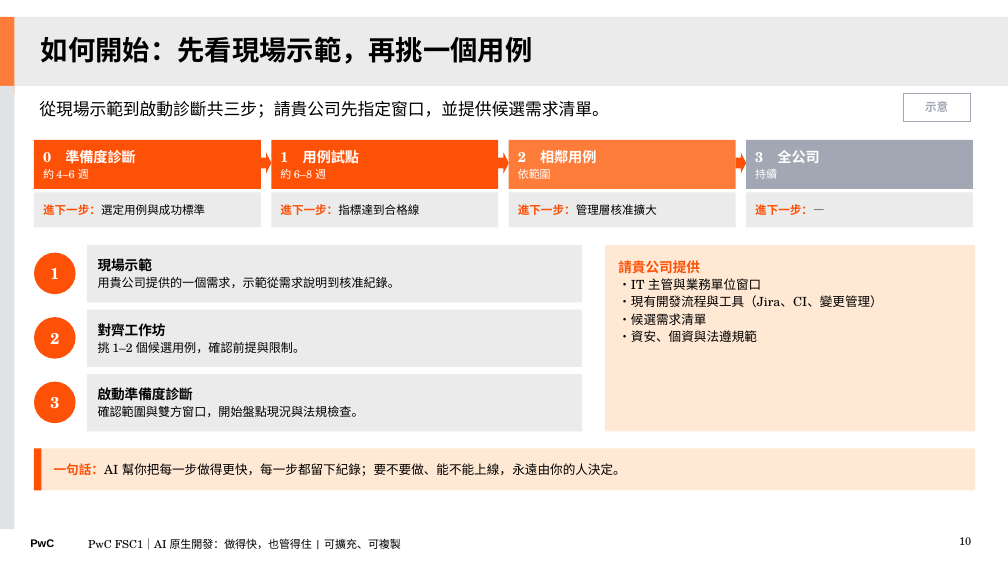
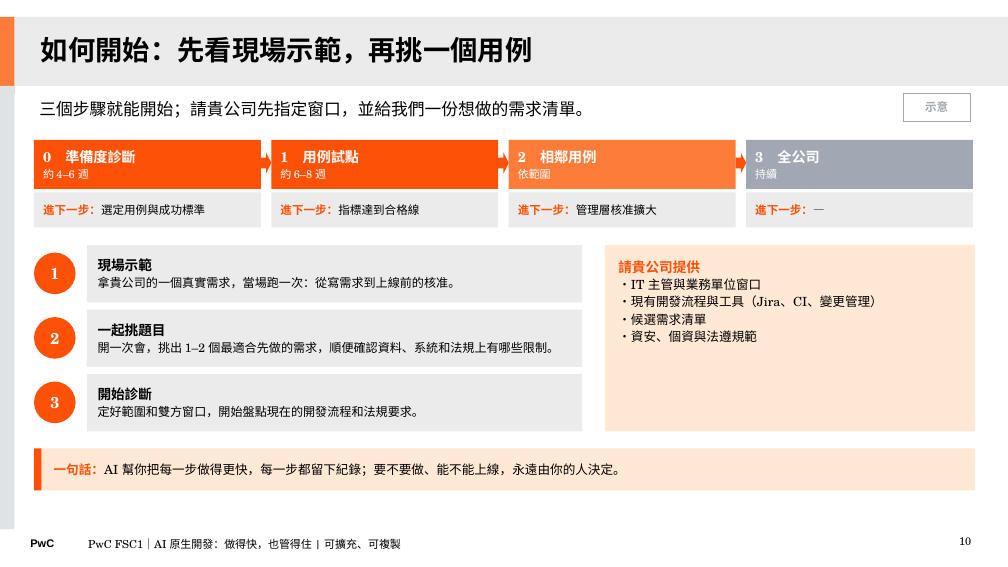
Before and after one commit to Robshao/PwC_FSC1, a slide deck: slide 10 of research/ai-native-sdlc/AI原生開發_做得快也管得住_第一次會議版.pptx. Drawn at 1008x567 pixels with LibreOffice and Linux fonts; fonts in the diff are those of the drawing. Boxes give left, top, right and bottom in pixels: in the first picture for what was removed or moved away, otherwise in the second. Text is boxed around its words. In the diff, an @@ line names an element or a change of style, - is before the commit and + after.

```diff
--- a/research/ai-native-sdlc/AI原生開發_做得快也管得住_第一次會議版.pptx
+++ b/research/ai-native-sdlc/AI原生開發_做得快也管得住_第一次會議版.pptx
@@ text at [39, 101, 592, 118]: text changed @@
-從現場示範到啟動診斷共三步；請貴公司先指定窗口，並提供候選需求清單。
+三個步驟就能開始；請貴公司先指定窗口，並給我們一份想做的需求清單。
@@ text in rectangle at [98, 276, 461, 288]: text changed @@
-用貴公司提供的一個需求，示範從需求說明到核准紀錄。
+拿貴公司的一個真實需求，當場跑一次：從寫需求到上線前的核准。
@@ text in rectangle at [98, 323, 559, 353]: text changed @@
-對齊工作坊
-挑 1–2 個候選用例，確認前提與限制。
+一起挑題目
+開一次會，挑出 1–2 個最適合先做的需求，順便確認資料、系統和法規上有哪些限制。
@@ text in rectangle at [98, 386, 425, 417]: text changed @@
-啟動準備度診斷
-確認範圍與雙方窗口，開始盤點現況與法規檢查。
+開始診斷
+定好範圍和雙方窗口，開始盤點現在的開發流程和法規要求。
```
Also in this commit, not shown: 7 other slides changed, 7 other files.
